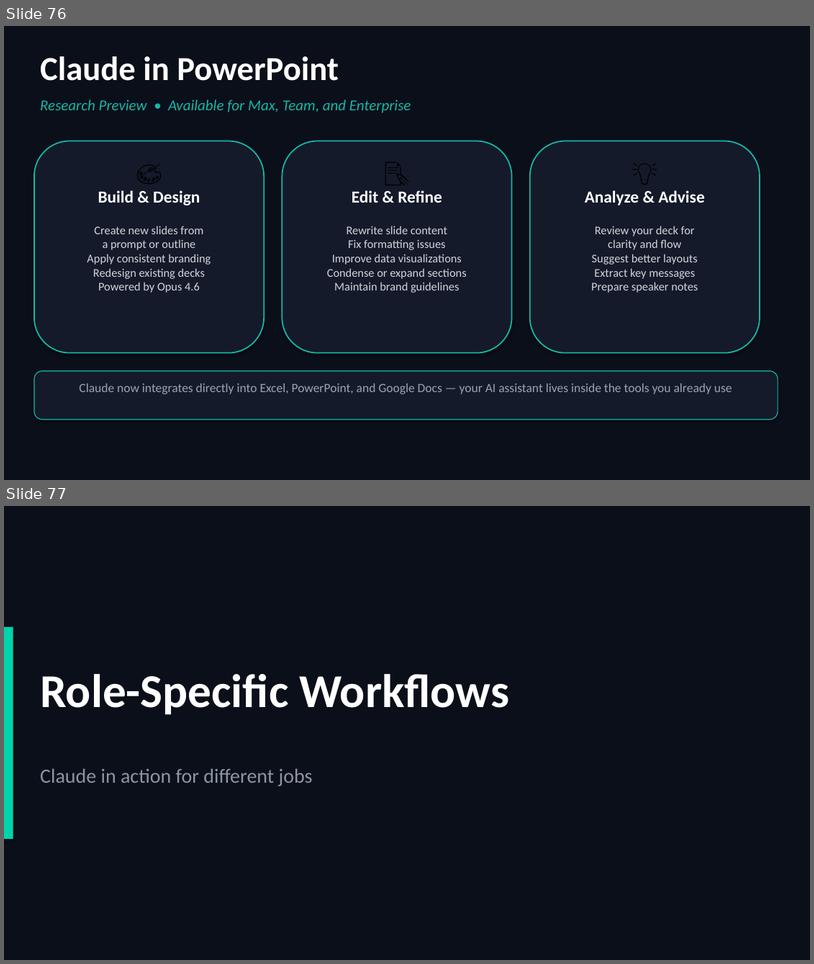
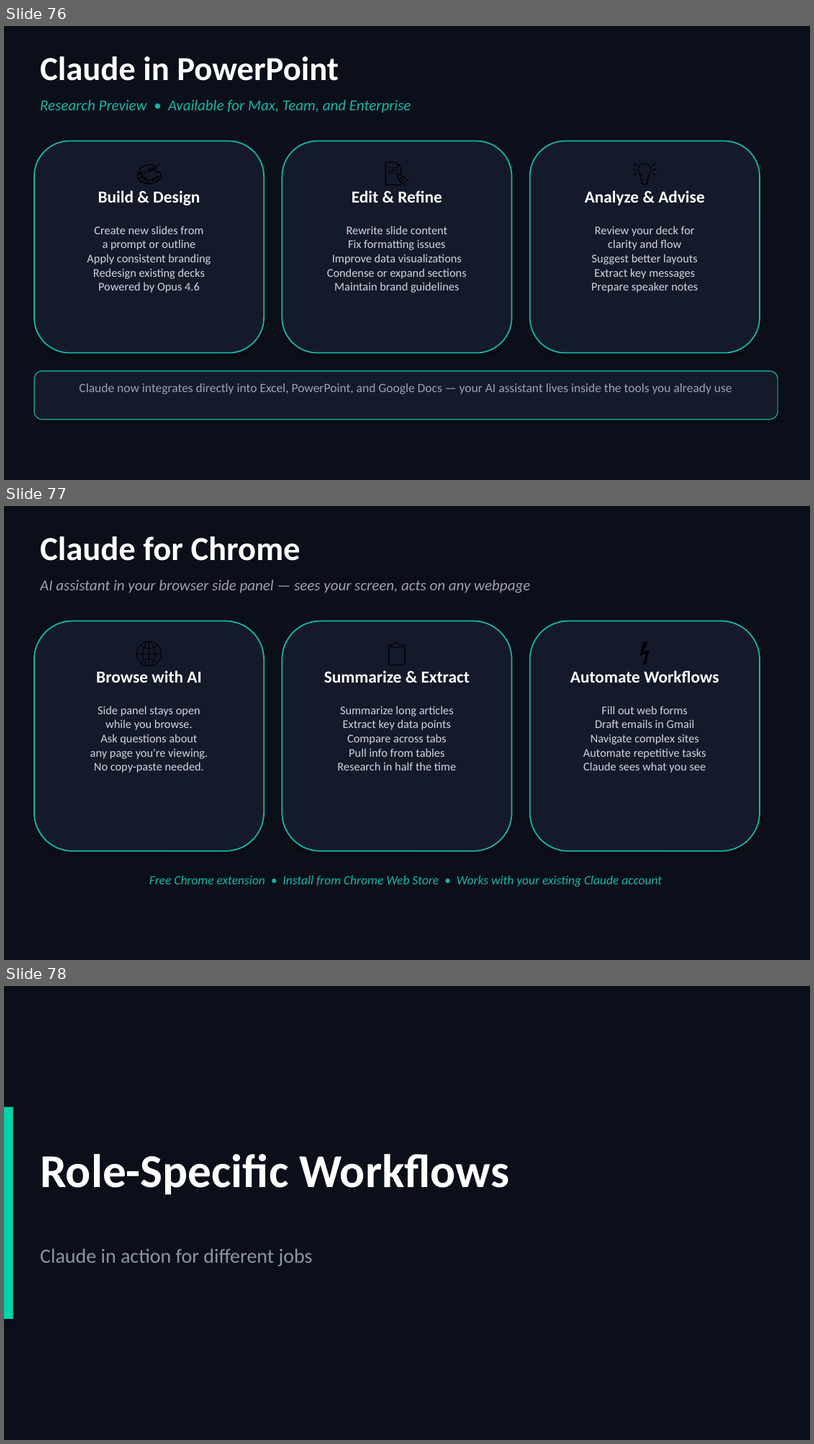
Before and after one commit to scottrhay/AIA-ClaudeCopilot, a slide deck: slides/Day1_Claude_for_Business.pptx. Shown one above the other, each under a label of ours: slides 76 and 77 before the commit, slides 76, 77 and 78 after it. The pictures are 814x964 and 814x1444 pixels, drawn with LibreOffice and Linux fonts; fonts in the diff are those of the drawing. Boxes give left, top, right and bottom in pixels: in the first picture for what was removed or moved away, otherwise in the second. Text is boxed around its words. In the diff, an @@ line names an element or a change of style, - is before the commit and + after.

Commit message:
Day 1: Add 'Claude for Chrome' slide in Integrations — 88 slides
Chrome extension: side panel AI, sees your screen, automates browser.
Three cards: Browse with AI, Summarize & Extract, Automate Workflows.
Free extension, works with existing Claude account.
Placed after Claude in PowerPoint.

```diff
--- a/slides/Day1_Claude_for_Business.pptx
+++ b/slides/Day1_Claude_for_Business.pptx
@@ slide 77 added at box(4, 506, 810, 960), background #0B0F1A @@
@@ text added at box(40, 536, 301, 561), 40 pt, text #FFFFFF, bold @@
+Claude for Chrome
@@ text added at box(40, 579, 530, 593), 18 pt, text #9CA3AF, italic @@
+AI assistant in your browser side panel — sees your screen, acts on any webpage
@@ rounded rectangle added at box(34, 621, 264, 851), fill #141A2A, outline #14B8A6 1.5 pt @@
@@ text added at box(46, 633, 252, 663), 30 pt, text #000000 @@
+🌐
@@ rounded rectangle added at box(282, 621, 512, 851), fill #141A2A, outline #14B8A6 1.5 pt @@
@@ text added at box(294, 633, 500, 663), 30 pt, text #000000 @@
+📋
@@ rounded rectangle added at box(530, 621, 760, 851), fill #141A2A, outline #14B8A6 1.5 pt @@
@@ text added at box(543, 633, 748, 663), 30 pt, text #000000 @@
+⚡
@@ text added at box(96, 670, 201, 682), 20 pt, text #FFFFFF, bold @@
+Browse with AI
@@ text added at box(324, 670, 470, 682), 20 pt, text #FFFFFF, bold @@
+Summarize & Extract
@@ text added at box(571, 670, 719, 682), 20 pt, text #FFFFFF, bold @@
+Automate Workflows
@@ text added at box(90, 705, 208, 772), 14 pt, text #D1D5DB @@
+Side panel stays open
+while you browse.
+Ask questions about
+any page you're viewing.
+No copy-paste needed.
@@ text added at box(337, 705, 456, 770), 14 pt, text #D1D5DB @@
+Summarize long articles
+Extract key data points
+Compare across tabs
+Pull info from tables
+Research in half the time
@@ text added at box(584, 705, 707, 772), 14 pt, text #D1D5DB @@
+Fill out web forms
+Draft emails in Gmail
+Navigate complex sites
+Automate repetitive tasks
+Claude sees what you see
@@ text added at box(149, 875, 662, 886), 15 pt, text #14B8A6, italic @@
+Free Chrome extension • Install from Chrome Web Store • Works with your existing Claude account
@@ what was slide 77 is now slide 78 @@
```
Also in this commit, not shown: 1 slide changed.
